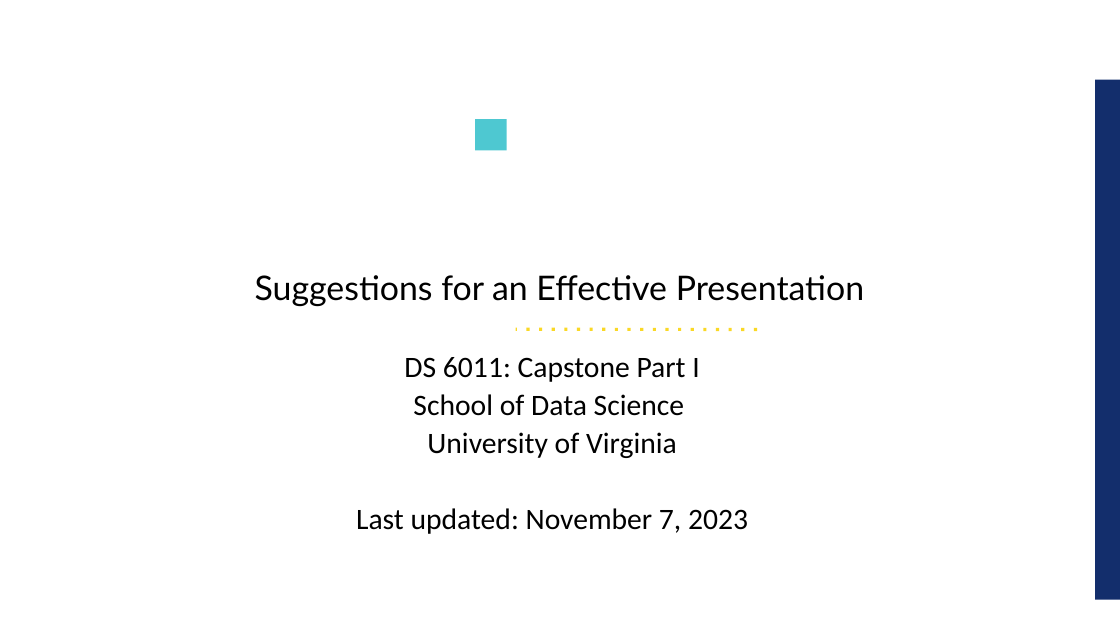
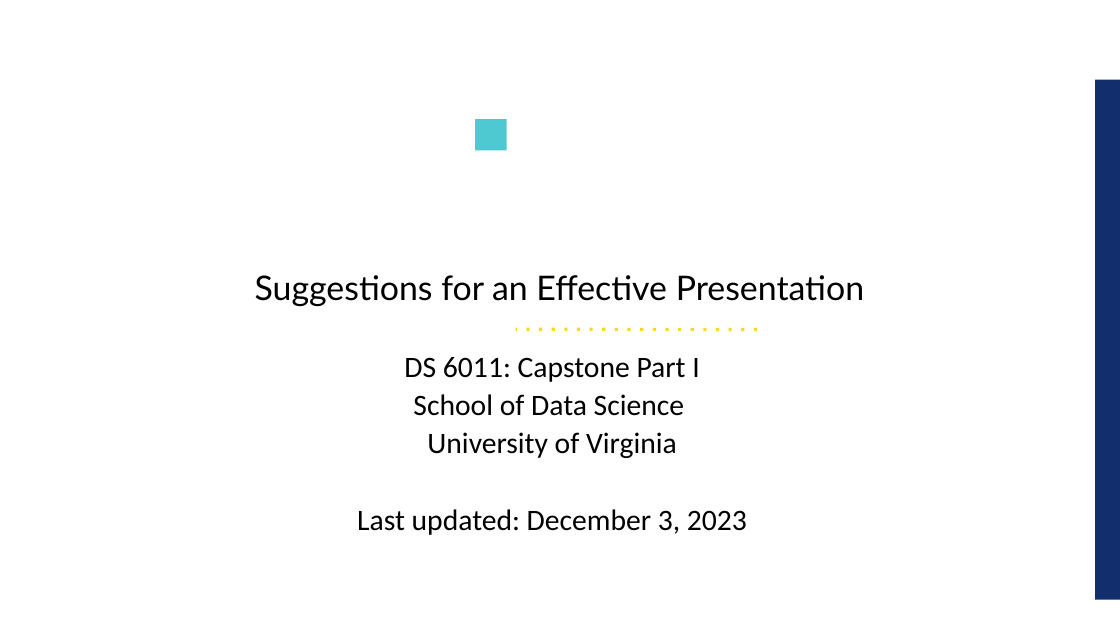
Before and after one commit to UVADS/ds6011, a slide deck: slide 1 of 09_effective_presentations.ppt. Drawn at 1120x630 pixels with LibreOffice and Linux fonts; fonts in the diff are those of the drawing; background and template pictures are left out. Boxes give left, top, right and bottom in pixels: in the first picture for what was removed or moved away, otherwise in the second. Text is boxed around its words. In the diff, an @@ line names an element or a change of style, - is before the commit and + after.

```diff
--- a/09_effective_presentations.ppt
+++ b/09_effective_presentations.ppt
@@ text at (357, 509, 747, 535): text changed @@
-Last updated: November 7, 2023
+Last updated: December 3, 2023
```
Also in this commit, not shown: 1 slide added, 1 other file.
